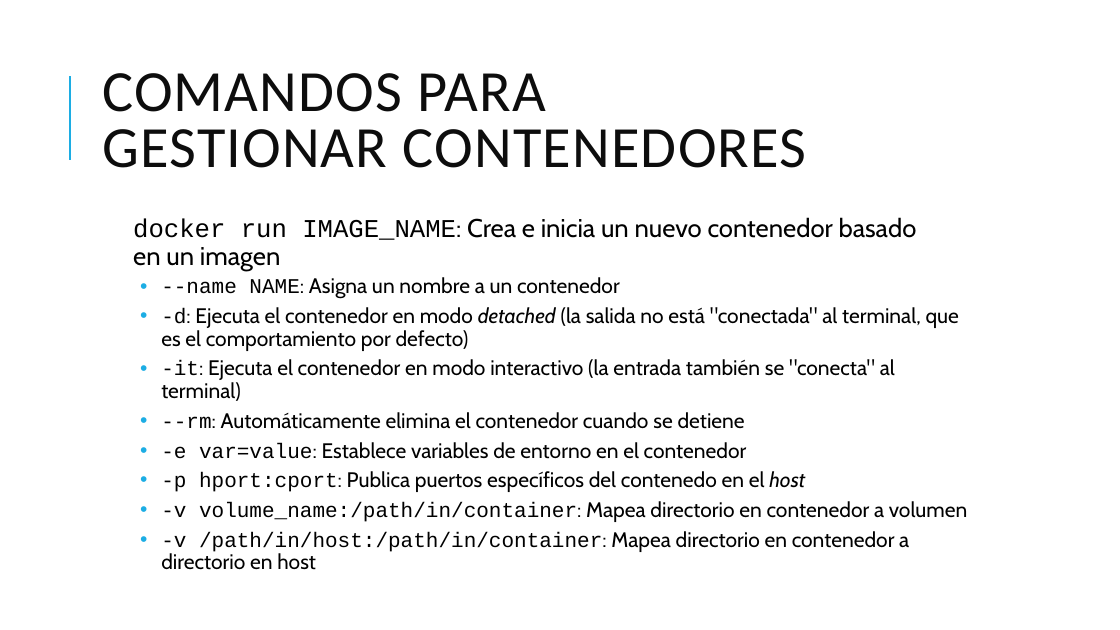
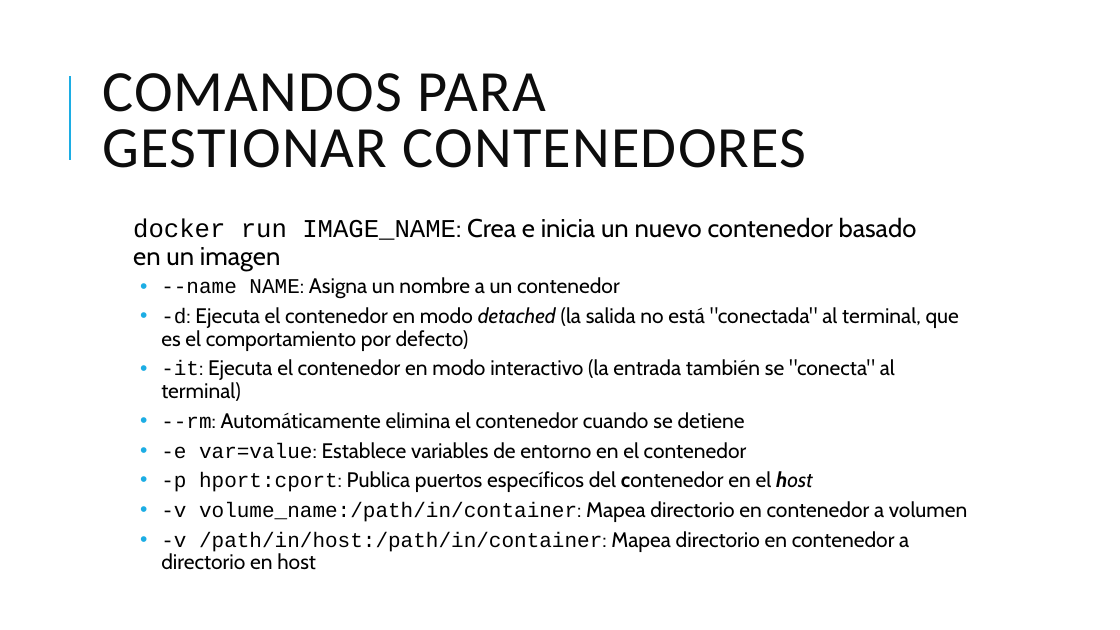
Before and after one commit to grupoinetel/curso-devops-ulpgc, a slide deck: slide 37 of ppt/curso-devops-ulpgc-docker.pptx (slide 36 before the commit). Drawn at 1120x630 pixels with LibreOffice and Linux fonts; fonts in the diff are those of the drawing; background and template pictures are left out. Boxes give left, top, right and bottom in pixels: in the first picture for what was removed or moved away, otherwise in the second. Text is boxed around its words. In the diff, an @@ line names an element or a change of style, - is before the commit and + after.

```diff
--- a/ppt/curso-devops-ulpgc-docker.pptx
+++ b/ppt/curso-devops-ulpgc-docker.pptx
@@ text at box(161, 471, 813, 492): text changed @@
-  • -p hport:cport: Publica puertos específicos del contenedo en el host
+  • -p hport:cport: Publica puertos específicos del contenedor en el host
```
Also in this commit, not shown: 6 other slides changed, 1 slide added, 4 slides removed.
